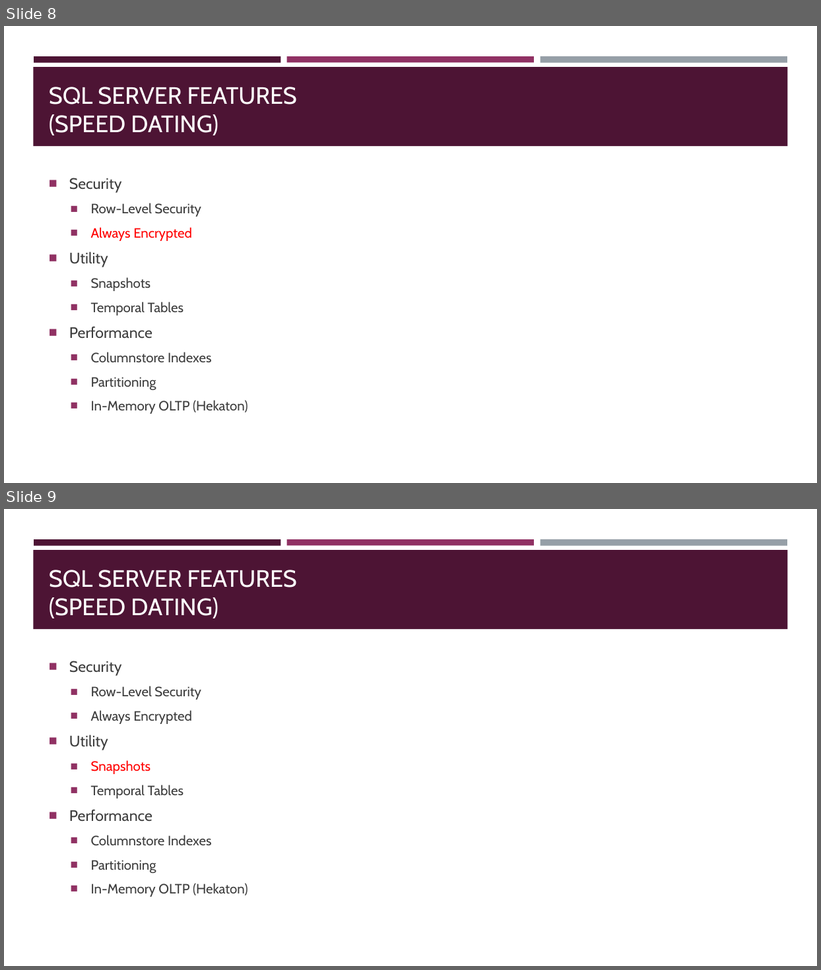
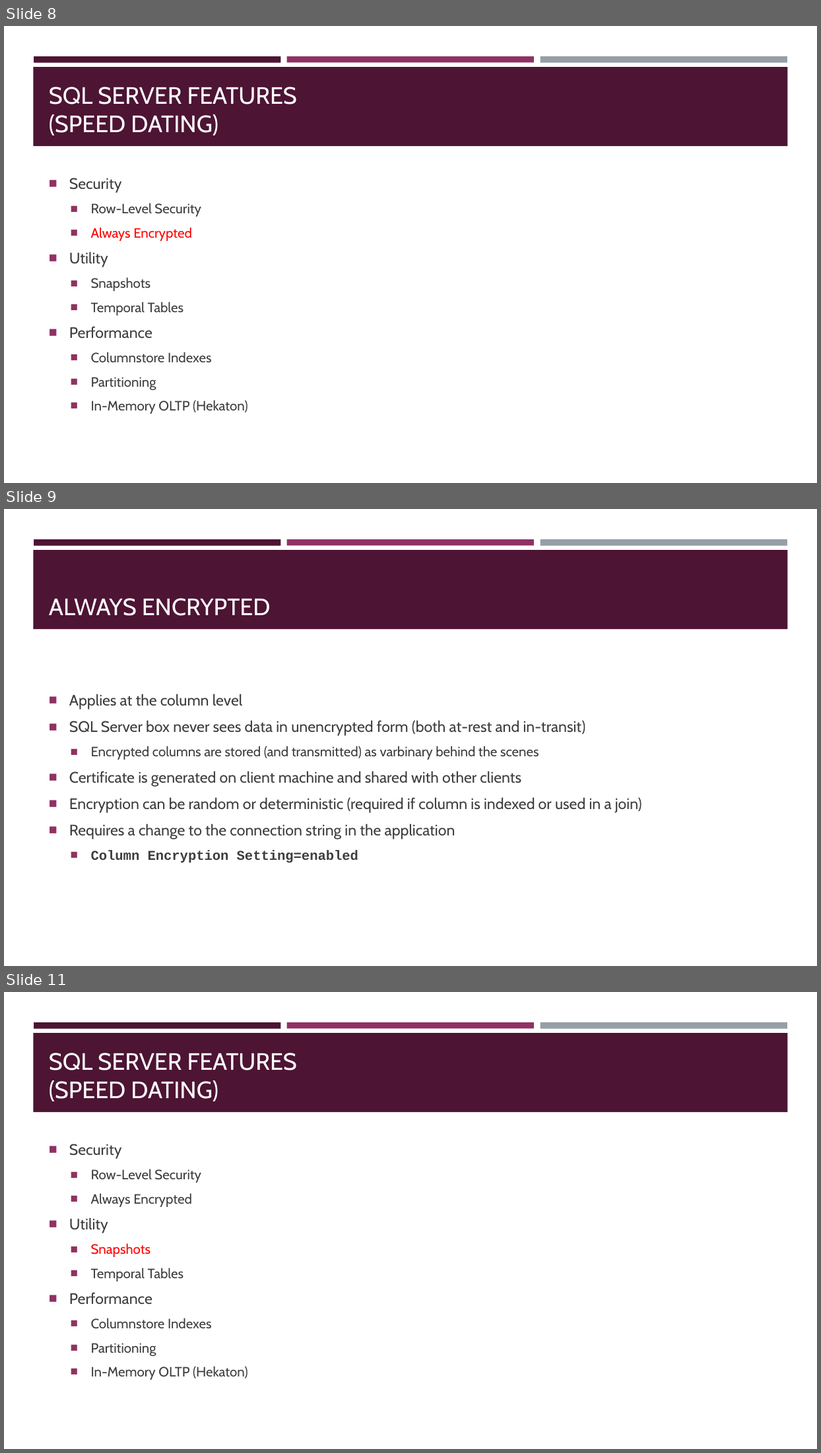
Before and after one commit to sqltran/SevenAwesomeSQLFeatures, a slide deck: AwesomeFreeSQLServerFeatures.pptx. Shown one above the other, each under a label of ours: slides 8 and 9 before the commit, slides 8, 9 and 11 after it; the slides between them are not shown. The pictures are 821x970 and 821x1453 pixels, drawn with LibreOffice and Linux fonts; fonts in the diff are those of the drawing. Boxes give left, top, right and bottom in pixels: in the first picture for what was removed or moved away, otherwise in the second. Text is boxed around its words. In the diff, an @@ line names an element or a change of style, - is before the commit and + after.

Commit message:
Add slides for Always Encrypted.

```diff
--- a/AwesomeFreeSQLServerFeatures.pptx
+++ b/AwesomeFreeSQLServerFeatures.pptx
@@ slide 9 added at bbox=[4, 509, 817, 966], background #FFFFFF; not listed: 4 template elements that a slide beside it also shows @@
@@ title added at bbox=[49, 598, 271, 616], 28 pt, text #FFFFFF @@
+ALWAYS ENCRYPTED
@@ text added at bbox=[69, 694, 642, 863], 18 pt, text #3D3D3D @@
+■ Applies at the column level
+■ SQL Server box never sees data in unencrypted form (both at-rest and in-transit)
+  ■ Encrypted columns are stored (and transmitted) as varbinary behind the scenes
+■ Certificate is generated on client machine and shared with other clients
+■ Encryption can be random or deterministic (required if column is indexed or used in a join)
+■ Requires a change to the connection string in the application
+  ■ Column Encryption Setting=enabled
@@ what was slide 9 is now slide 11 @@
```
Also in this commit, not shown: 1 other slide added.
